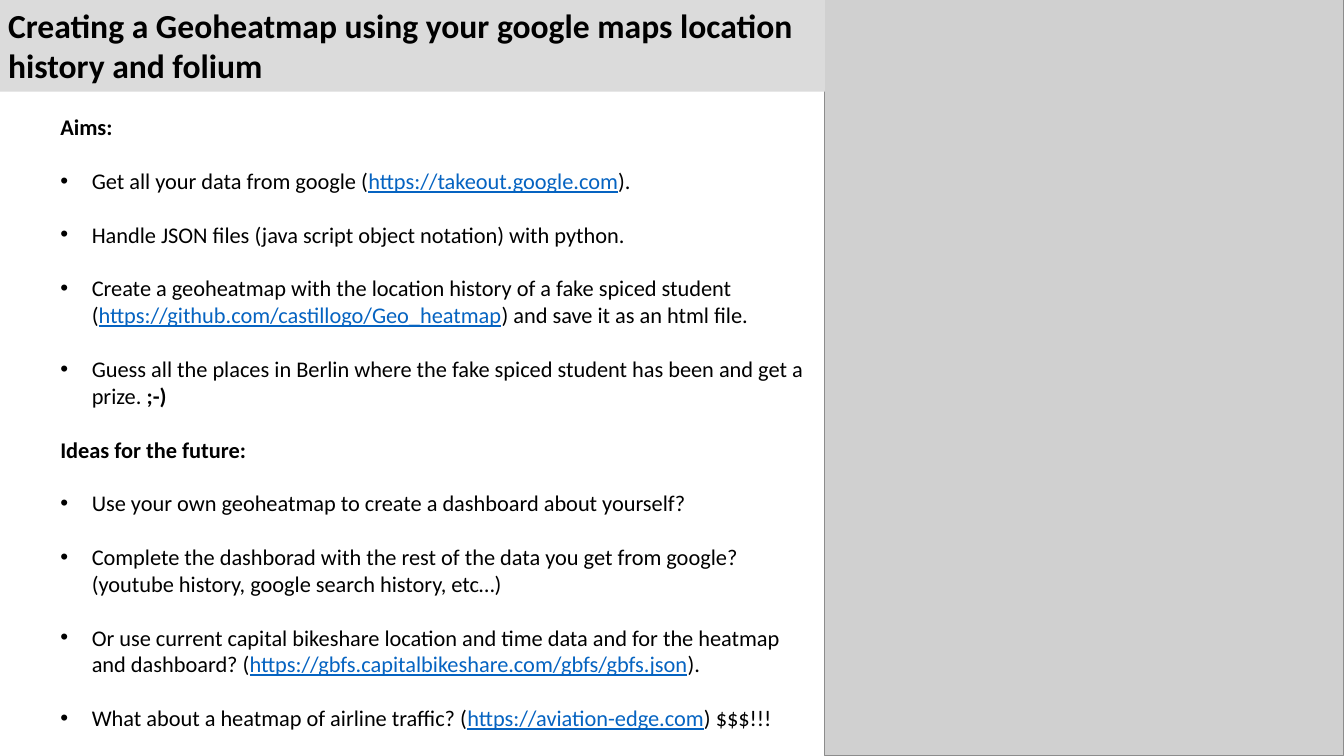
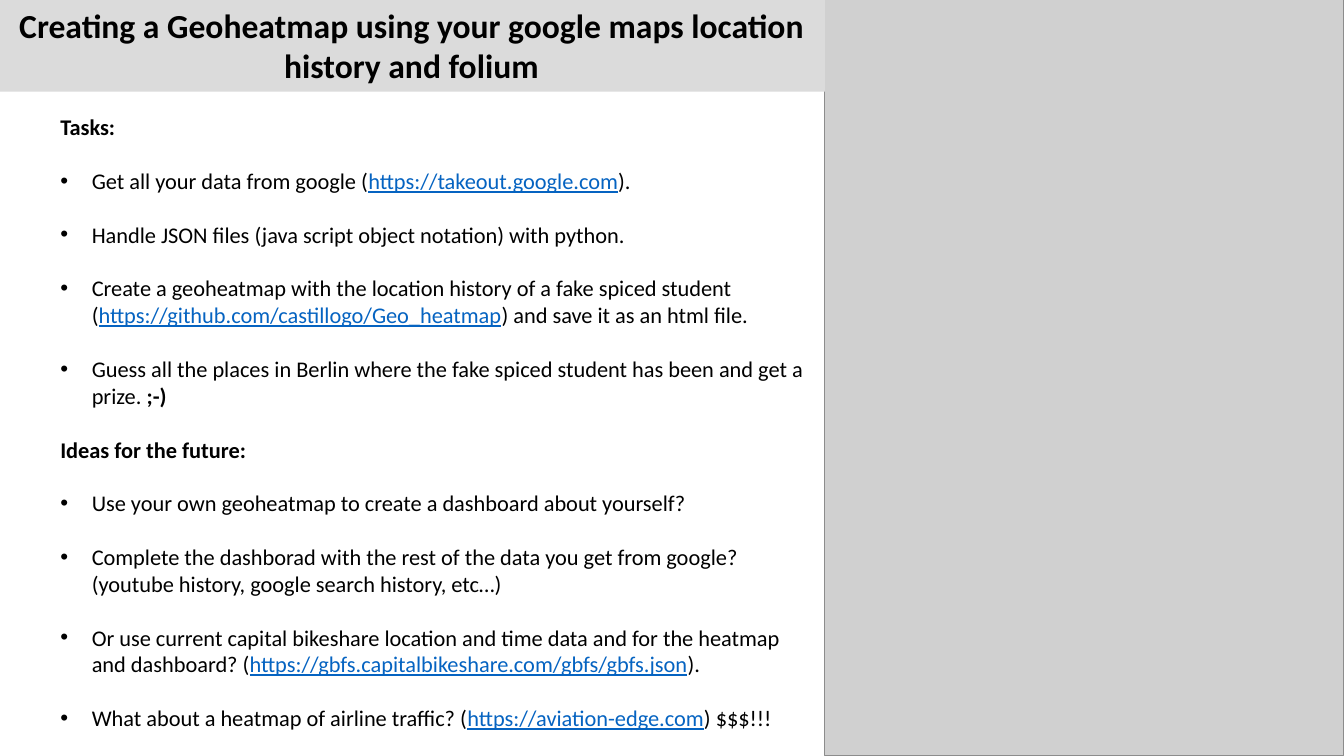
Before and after one commit to castillogo/Geo_heatmap, a slide deck: slide 2 of IntroductionGeoHeatmapLecture.pptx (slide 1 before the commit). Drawn at 1344x756 pixels with LibreOffice and Linux fonts; fonts in the diff are those of the drawing; grey boxes stand for pictures. Boxes give left, top, right and bottom in pixels: in the first picture for what was removed or moved away, otherwise in the second. Text is boxed around its words. In the diff, an @@ line names an element or a change of style, - is before the commit and + after.

Commit message:
changes to ppt file

```diff
--- a/IntroductionGeoHeatmapLecture.pptx
+++ b/IntroductionGeoHeatmapLecture.pptx
@@ rectangle "Creating a Geoheatmap using your ..." at <box>0,0,825,92</box>: alignment left to centre @@
@@ text at <box>60,119,115,135</box>: text changed @@
-  Aims:
+  Tasks:
```
Also in this commit, not shown: 1 slide added.
